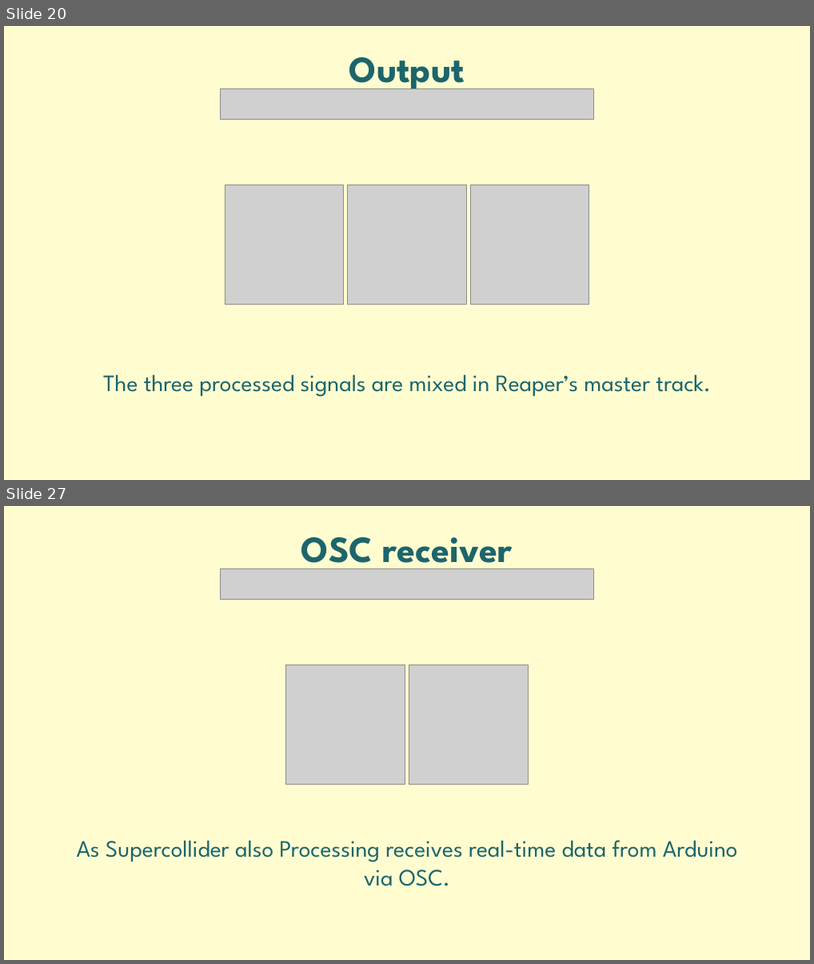
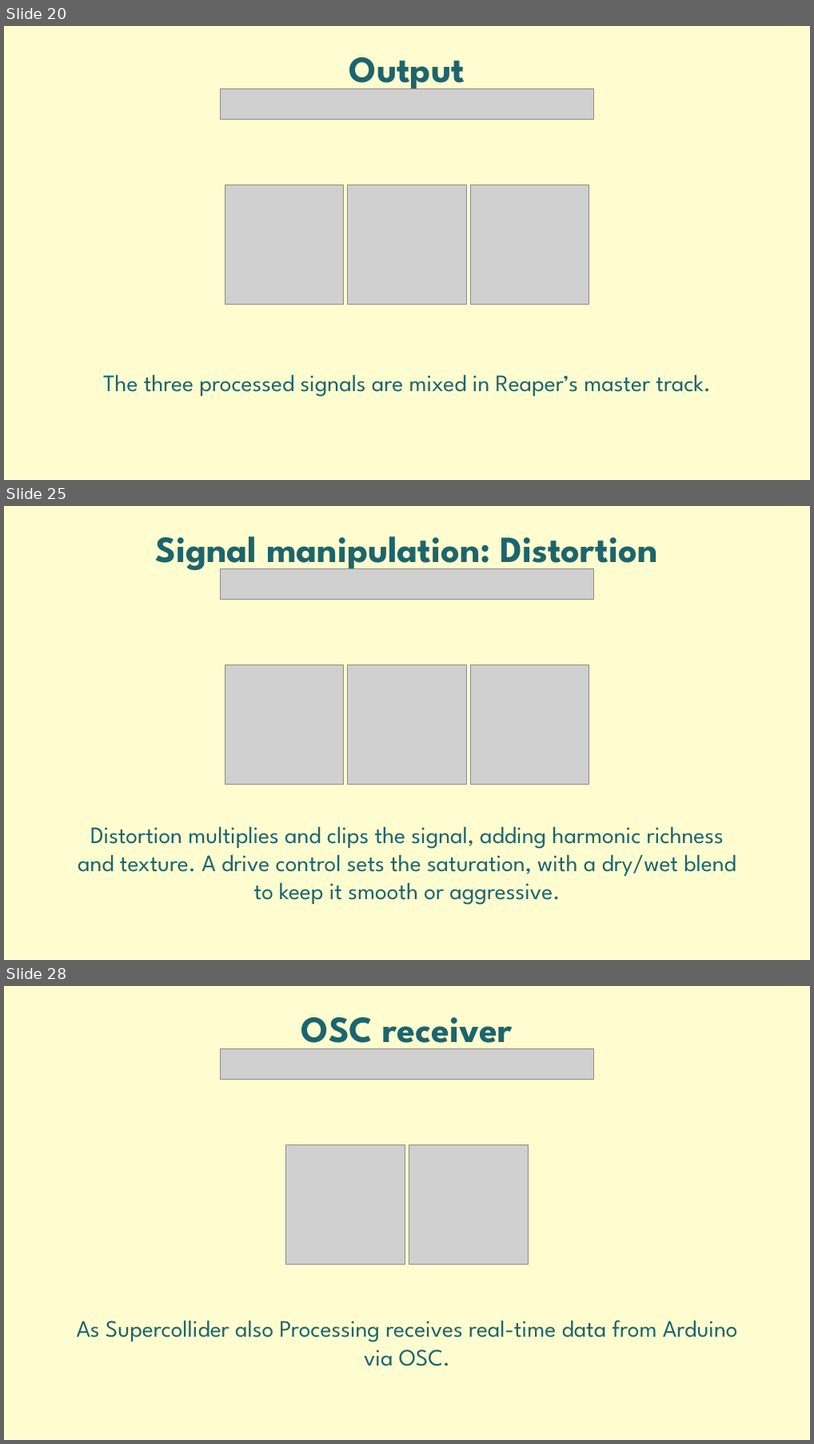
Before and after one commit to Ciorpy/G.A.I.A.-CMLS-2025, a slide deck: GAIA.pptx. Shown one above the other, each under a label of ours: slides 20 and 27 before the commit, slides 20, 25 and 28 after it; the slides between them are not shown. The pictures are 814x964 and 814x1444 pixels, drawn with LibreOffice and Linux fonts; fonts in the diff are those of the drawing; grey boxes stand for pictures. Boxes give left, top, right and bottom in pixels: in the first picture for what was removed or moved away, otherwise in the second. Text is boxed around its words. In the diff, an @@ line names an element or a change of style, - is before the commit and + after.

```diff
--- a/GAIA.pptx
+++ b/GAIA.pptx
@@ slide 25 added at [4, 506, 810, 960], background #FFFDD0 @@
@@ text added at [156, 536, 658, 573], 44 pt, text #1C656D, bold @@
+Signal manipulation: Distortion
@@ picture added at [220, 569, 594, 599] @@
@@ picture added at [225, 665, 344, 784] @@
@@ picture added at [348, 665, 466, 784] @@
@@ picture added at [470, 665, 590, 784] @@
@@ text added at [78, 826, 737, 904], 28 pt, text #1C656D @@
+Distortion multiplies and clips the signal, adding harmonic richness and texture. A drive control sets the saturation, with a dry/wet blend to keep it smooth or aggressive.
@@ what was slide 27 is now slide 28 @@
```
Also in this commit, not shown: 16 slides changed, 2 other slides added, 2 slides removed.
